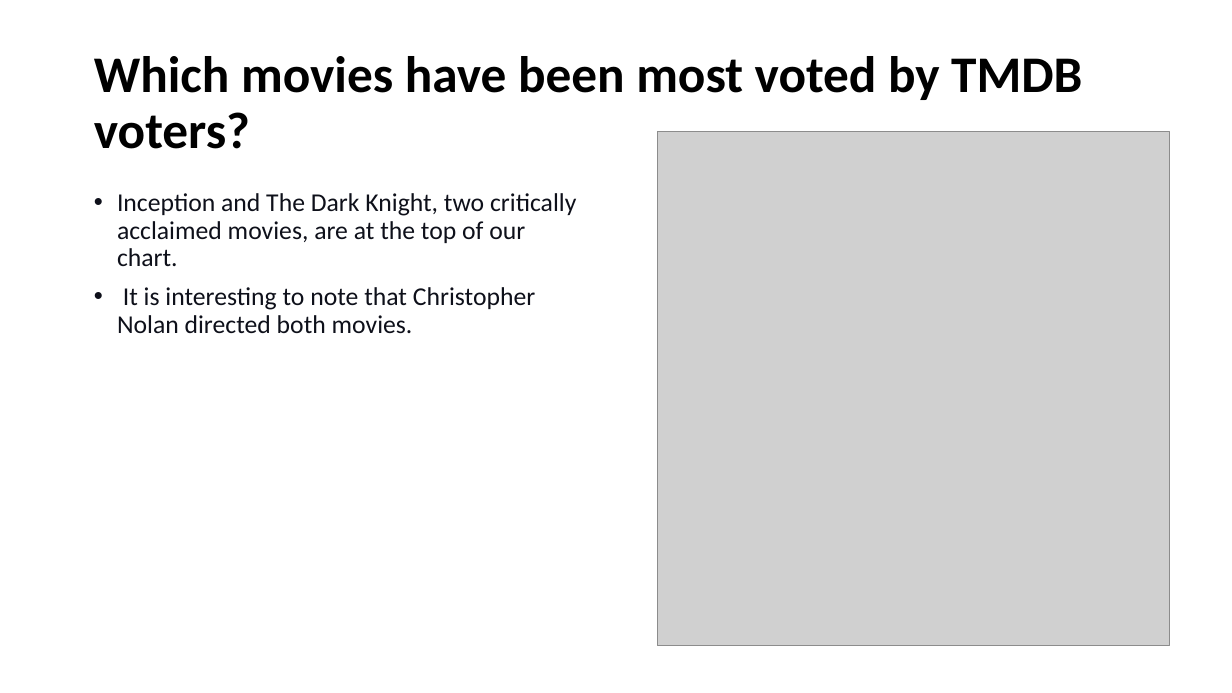
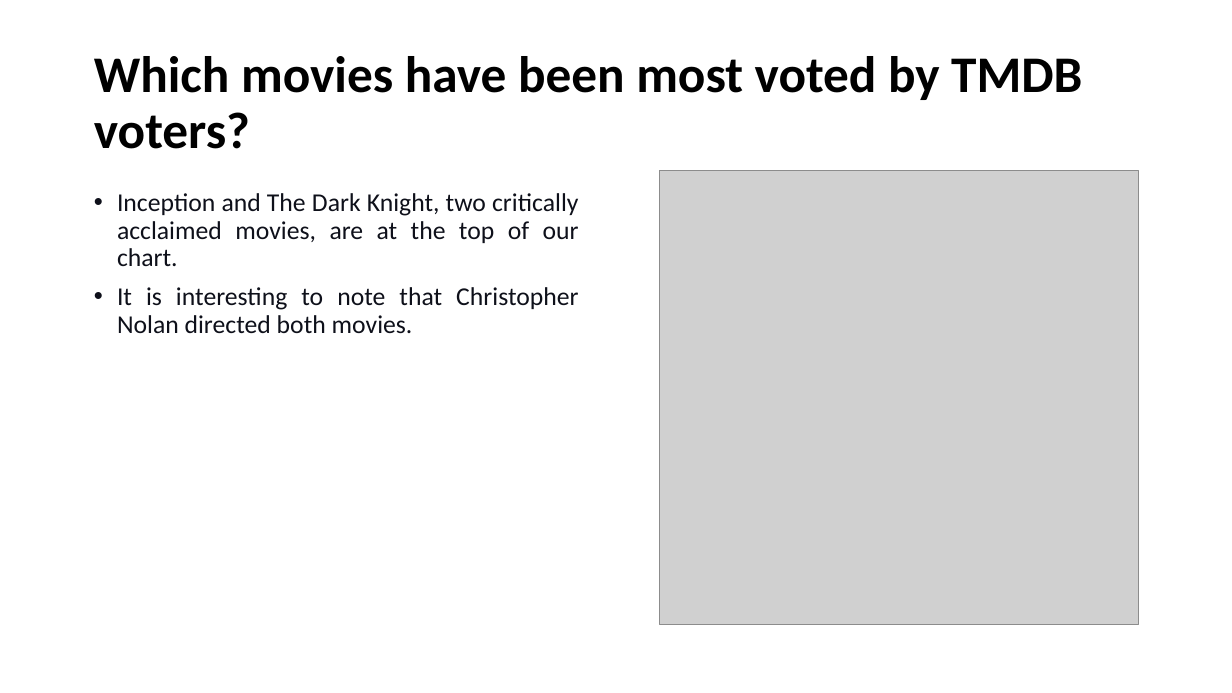
Before and after one commit to lasyabheemendra/Sprigboard-DatascienceProjects, a slide deck: slide 9 of Capstone2_Recommendation System for movies/Recommendation system.pptx. Drawn at 1232x693 pixels with LibreOffice and Linux fonts; fonts in the diff are those of the drawing; grey boxes stand for pictures. Boxes give left, top, right and bottom in pixels: in the first picture for what was removed or moved away, otherwise in the second. Text is boxed around its words. In the diff, an @@ line names an element or a change of style, - is before the commit and + after.

```diff
--- a/Capstone2_Recommendation System for movies/Recommendation system.pptx
+++ b/Capstone2_Recommendation System for movies/Recommendation system.pptx
@@ picture: place and size @@
-picture at [657, 131, 1169, 646]
+picture at [660, 171, 1139, 625]
@@ text "Inception and The Dark Knight, ..." at [117, 193, 579, 334]: alignment left to justified @@
```
Also in this commit, not shown: 15 other slides changed, 23 slides added, 2 slides removed.
